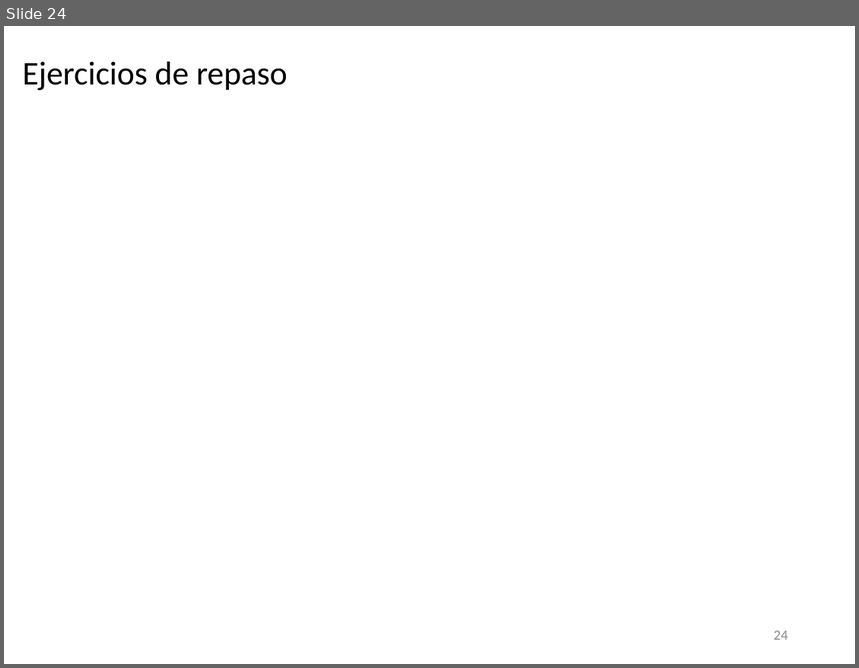
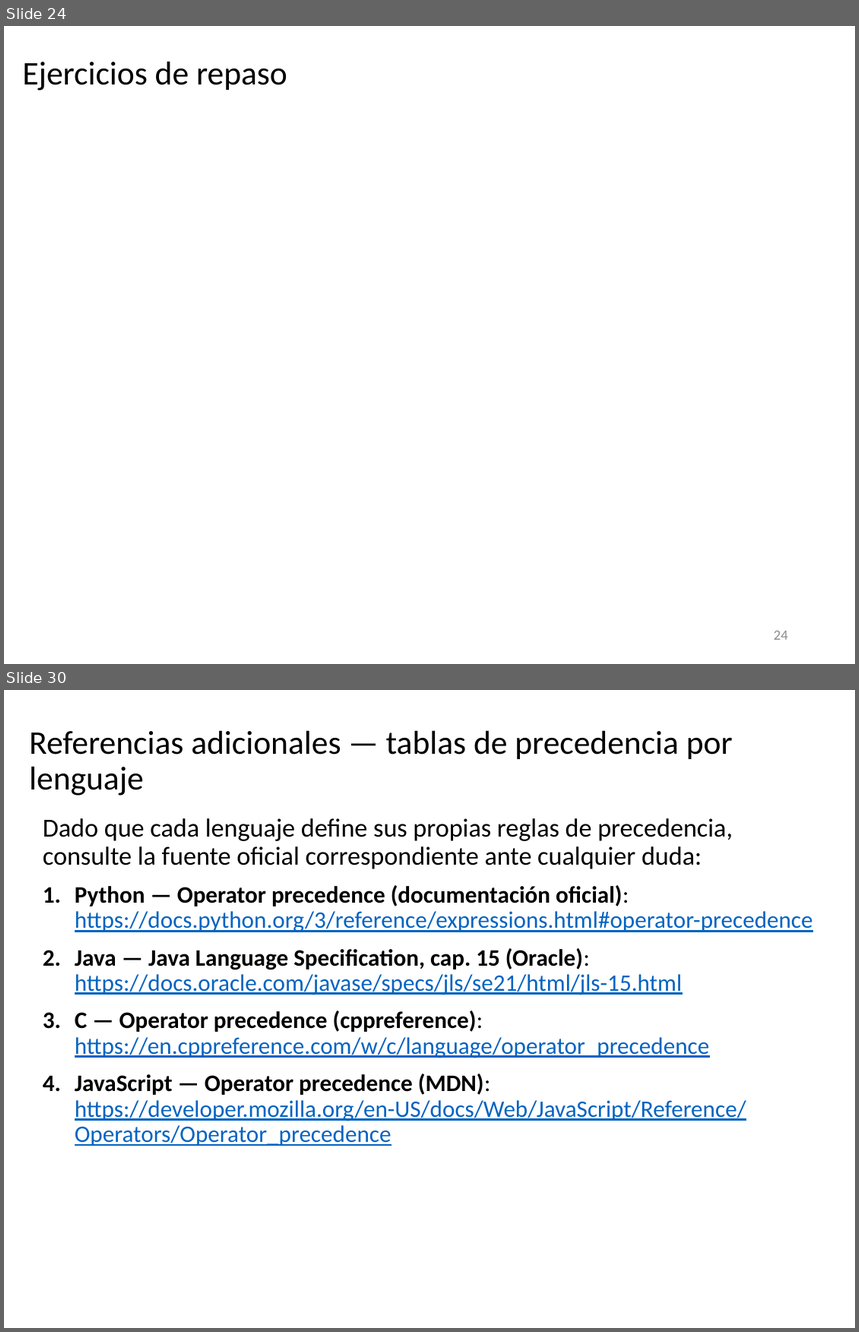
Before and after one commit to algoritmos-UdeA/logica1-20262, a slide deck: clases/4/teoria/clase-04.pptx. Shown one above the other, each under a label of ours: slide 24 before the commit, slides 24 and 30 after it; the slides between them are not shown. The pictures are 859x668 and 859x1332 pixels, drawn with LibreOffice and Linux fonts; fonts in the diff are those of the drawing; grey boxes stand for pictures. Boxes give left, top, right and bottom in pixels: in the first picture for what was removed or moved away, otherwise in the second. Text is boxed around its words. In the diff, an @@ line names an element or a change of style, - is before the commit and + after.

```diff
--- a/clases/4/teoria/clase-04.pptx
+++ b/clases/4/teoria/clase-04.pptx
@@ slide 30 added at <box>4,690,855,1328</box>, background #FFFFFF @@
@@ title added at <box>29,730,733,796</box>, 28 pt, text #000000 @@
+Referencias adicionales — tablas de precedencia por lenguaje
@@ text added at <box>43,818,813,1146</box>, 20 pt, text #0563C1, underline @@
+Dado que cada lenguaje define sus propias reglas de precedencia, consulte la fuente oficial correspondiente ante cualquier duda:
+1. Python — Operator precedence (documentación oficial): https://docs.python.org/3/reference/expressions.html#operator-precedence
+2. Java — Java Language Specification, cap. 15 (Oracle): https://docs.oracle.com/javase/specs/jls/se21/html/jls-15.html
+3. C — Operator precedence (cppreference): https://en.cppreference.com/w/c/language/operator_precedence
+4. JavaScript — Operator precedence (MDN): https://developer.mozilla.org/en-US/docs/Web/JavaScript/Reference/Operators/Operator_precedence
```
Also in this commit, not shown: 6 slides changed, 5 other slides added, 10 other files.
